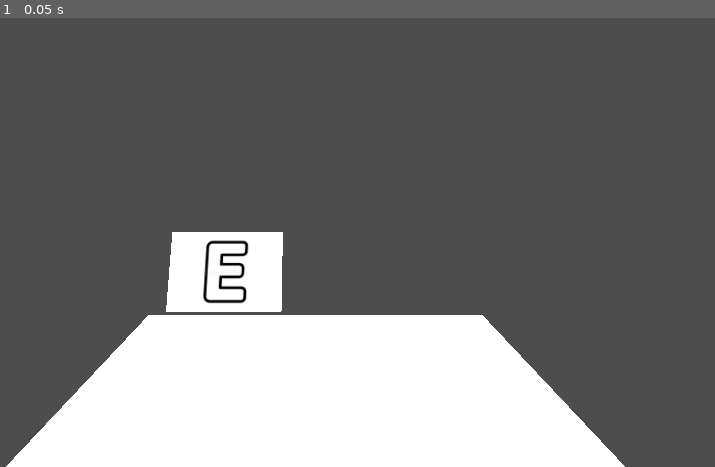
Above: before the commit, frame 1.
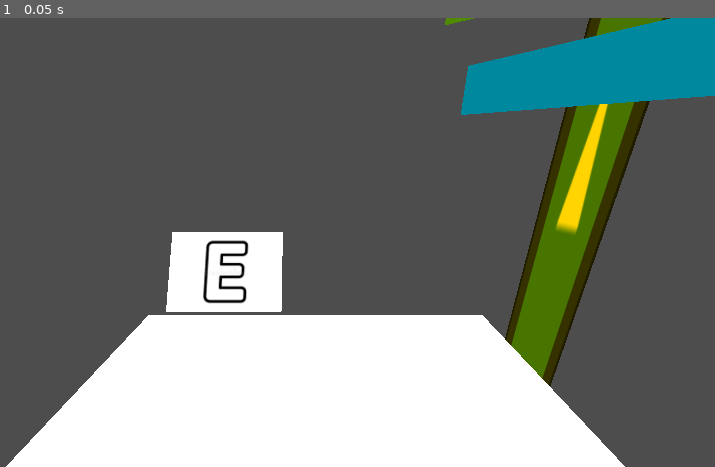
Above: after the commit, the same moment.

Repository: cubebuc/duck
Game: Godot game, scene res://scenes/dave_test_scene.tscn
The game is run twice, just before and just after one commit, with the same random seed, the same clock (stepped at 60 frames per second) and the same inputs. The engine's default icon, where the game draws it, is replaced by a stand-in: a white triangle on a blue panel in a dark square.
Inputs:
- Up to frame 1 (0.05 s): no input

The runs differ from the first frame. In frame 1, 11% of the frame differs, in the area x 62-100%, y 0-82%.

Commit message:
Signpost interactable done

Diff:
--- a/scenes/dave_test_scene.tscn
+++ b/scenes/dave_test_scene.tscn
@@ -1,10 +1,19 @@
-[gd_scene load_steps=5 format=3 uid="uid://bjyxidbj5bif2"]
+[gd_scene load_steps=11 format=3 uid="uid://bjyxidbj5bif2"]
 
 [ext_resource type="Script" path="res://player.gd" id="1_j8xxv"]
+[ext_resource type="Texture2D" uid="uid://cyixajn3xj61w" path="res://images/White_Pixel_1x1.jpg" id="1_u34ps"]
+[ext_resource type="Script" uid="uid://b2y7of4s84ss6" path="res://scripts/camera_ray_collider.gd" id="1_wu11x"]
 [ext_resource type="Script" uid="uid://dqtjcrrt8h173" path="res://scripts/camera_3d.gd" id="2_xd7wd"]
 [ext_resource type="PackedScene" uid="uid://2oflqpfynavu" path="res://prefabs/table_camera_collider.tscn" id="3_wu11x"]
+[ext_resource type="Texture2D" uid="uid://cgk0ppv2ii3gp" path="res://icon.svg" id="4_j8xxv"]
+[ext_resource type="Texture2D" uid="uid://djdpnse2r3grs" path="res://images/Letter E.png" id="5_3hn84"]
 
 [sub_resource type="SphereMesh" id="SphereMesh_u34ps"]
+
+[sub_resource type="BoxShape3D" id="BoxShape3D_xd7wd"]
+size = Vector3(5, 1, 1)
+
+[sub_resource type="BoxMesh" id="BoxMesh_wu11x"]
 
 [node name="DaveTestScene" type="Node3D"]
 
@@ -26,3 +35,83 @@
 target_position = Vector3(0, 0, -10)
 
 [node name="TableCameraCollider" parent="." instance=ExtResource("3_wu11x")]
+
+[node name="Sign" type="Node3D" parent="."]
+transform = Transform3D(1.6692921, 0, -1.1015733, 0, 2, 0, 1.1015733, 0, 1.6692921, -3.337, -3.247, -7.349)
+
+[node name="Sprite3D" type="Sprite3D" parent="Sign"]
+transform = Transform3D(0.41182584, 0, -0.56709695, 0, 6, 0, 0.28354847, 0, 0.8236517, 4.151762, 1.0629525, -1.6918316)
+modulate = Color(1, 0.8333334, 0, 1)
+texture = ExtResource("4_j8xxv")
+
+[node name="Sign1" type="Area3D" parent="Sign" groups=["camera_ray_collider_group"]]
+transform = Transform3D(0.5177783, -0.30315953, 1.3251524e-08, 0, -2.6226834e-08, -0.6, 0.30315953, 0.5177783, -2.2632806e-08, 4.2791195, 2.4259112, -1.2690508)
+script = ExtResource("1_wu11x")
+displayed_text = "Blue sign"
+
+[node name="CollisionShape3D" type="CollisionShape3D" parent="Sign/Sign1"]
+transform = Transform3D(1.0000001, -2.9802322e-08, -1.7763567e-15, 2.9802322e-08, 1.0000001, -8.881784e-16, 1.7763567e-15, 8.8817837e-16, 1.0000001, 0, 0, 0)
+shape = SubResource("BoxShape3D_xd7wd")
+
+[node name="TestCubeMesh" type="MeshInstance3D" parent="Sign/Sign1/CollisionShape3D"]
+transform = Transform3D(5, 0, 0, 0, 1, 0, 0, 0, 1, 0, 0, 0)
+visible = false
+mesh = SubResource("BoxMesh_wu11x")
+
+[node name="Sprite3D" type="Sprite3D" parent="Sign/Sign1"]
+transform = Transform3D(550, 0, 0, 0, 137.843, 0, 0, 0, 92.296, 0, 0, 0)
+modulate = Color(0, 0.53932494, 0.6205045, 1)
+axis = 1
+texture = ExtResource("1_u34ps")
+
+[node name="SpriteLetterE" type="Sprite3D" parent="Sign/Sign1"]
+transform = Transform3D(0.94295305, -0.068026856, -0.32590133, 0.29653102, -0.27342176, 0.9150468, -0.15135616, -0.9594861, -0.23765184, -0.21288514, 0.20180035, -0.12998843)
+texture = ExtResource("5_3hn84")
+
+[node name="Sign2" type="Area3D" parent="Sign" groups=["camera_ray_collider_group"]]
+transform = Transform3D(0.5919349, -0.098047286, 4.2857895e-09, 2.1285478e-15, -2.6226823e-08, -0.59999985, 0.098047286, 0.5919349, -2.5874304e-08, 4.2791214, 3.2869003, -1.2690508)
+script = ExtResource("1_wu11x")
+displayed_text = "Green sign"
+
+[node name="CollisionShape3D" type="CollisionShape3D" parent="Sign/Sign2"]
+transform = Transform3D(1.0000001, -2.9802322e-08, -1.7763567e-15, 2.9802322e-08, 1.0000001, -8.881784e-16, 1.7763567e-15, 8.8817837e-16, 1.0000001, 0, 0, 0)
+shape = SubResource("BoxShape3D_xd7wd")
+
+[node name="TestCubeMesh" type="MeshInstance3D" parent="Sign/Sign2/CollisionShape3D"]
+transform = Transform3D(5, 0, 0, 0, 1, 0, 0, 0, 1, 0, 0, 0)
+visible = false
+mesh = SubResource("BoxMesh_wu11x")
+
+[node name="Sprite3D" type="Sprite3D" parent="Sign/Sign2"]
+transform = Transform3D(550, 0, 0, 0, 137.843, 0, 0, 0, 92.296, 0, 0, 0)
+modulate = Color(0.31614405, 0.54496676, 3.85046e-07, 1)
+axis = 1
+texture = ExtResource("1_u34ps")
+
+[node name="SpriteLetterE" type="Sprite3D" parent="Sign/Sign2"]
+transform = Transform3D(0.9115629, -0.24352378, -0.33128446, 0.4033924, 0.37381703, 0.83518606, -0.07954773, -0.8949621, 0.43899333, -0.21288514, 0.20180035, -0.1299882)
+texture = ExtResource("5_3hn84")
+
+[node name="Sign3" type="Area3D" parent="Sign" groups=["camera_ray_collider_group"]]
+transform = Transform3D(0.25466198, -0.54327494, 2.3747312e-08, 2.8508416e-16, -2.6226829e-08, -0.5999999, 0.54327494, 0.25466198, -1.1131627e-08, 4.026555, 4.0751233, -0.8907733)
+script = ExtResource("1_wu11x")
+displayed_text = "Brown sign"
+
+[node name="CollisionShape3D" type="CollisionShape3D" parent="Sign/Sign3"]
+transform = Transform3D(1.0000001, -2.9802322e-08, -1.7763567e-15, 2.9802322e-08, 1.0000001, -8.881784e-16, 1.7763567e-15, 8.8817837e-16, 1.0000001, 0, 0, 0)
+shape = SubResource("BoxShape3D_xd7wd")
+
+[node name="TestCubeMesh" type="MeshInstance3D" parent="Sign/Sign3/CollisionShape3D"]
+transform = Transform3D(5, 0, 0, 0, 1, 0, 0, 0, 1, 0, 0, 0)
+visible = false
+mesh = SubResource("BoxMesh_wu11x")
+
+[node name="Sprite3D" type="Sprite3D" parent="Sign/Sign3"]
+transform = Transform3D(550, 0, 0, 0, 137.843, 0, 0, 0, 92.296, 0, 0, 0)
+modulate = Color(0.62069577, 0.42558005, 0.1985071, 1)
+axis = 1
+texture = ExtResource("1_u34ps")
+
+[node name="SpriteLetterE" type="Sprite3D" parent="Sign/Sign3"]
+transform = Transform3D(0.3349787, 0.04953949, 0.9409224, -0.93461674, 0.14412315, 0.32514566, -0.11950114, -0.98831856, 0.09457856, 0.28556728, 0.12903118, -0.1299882)
+texture = ExtResource("5_3hn84")
--- a/scripts/camera_3d.gd
+++ b/scripts/camera_3d.gd
@@ -11,7 +11,7 @@
 		#Cast a ray and find the collider
 	var space_state = get_world_3d().direct_space_state
 
-	var forward_vec = -self.transform.basis.z
+	var forward_vec = self.global_basis * Vector3.FORWARD
 
 	var query = PhysicsRayQueryParameters3D.create(self.position, self.position + forward_vec*RAY_LENGTH)
 	query.collide_with_areas = true
@@ -19,6 +19,7 @@
 	var result = space_state.intersect_ray(query)
 
 	var colliding_obj = result.get("collider")
+
 
 	#Check if the collider exists and whether it is the camera one
 	if colliding_obj and colliding_obj.is_in_group("camera_ray_collider_group"):
--- a/scripts/camera_ray_collider.gd
+++ b/scripts/camera_ray_collider.gd
@@ -1,4 +1,6 @@
 extends Area3D
+
+@export var displayed_text = ""
 
 var is_active: bool = false
 
@@ -20,4 +22,7 @@
 	is_active = false
 
 func interact():
-	print("Congratulations! You just read the book and lost 2 hours of your life. Hope you are balder next time")
+	if not displayed_text:
+		print("Congratulations! You just read the book and lost 2 hours of your life. Hope you are balder next time")
+	else:
+		print(displayed_text)
